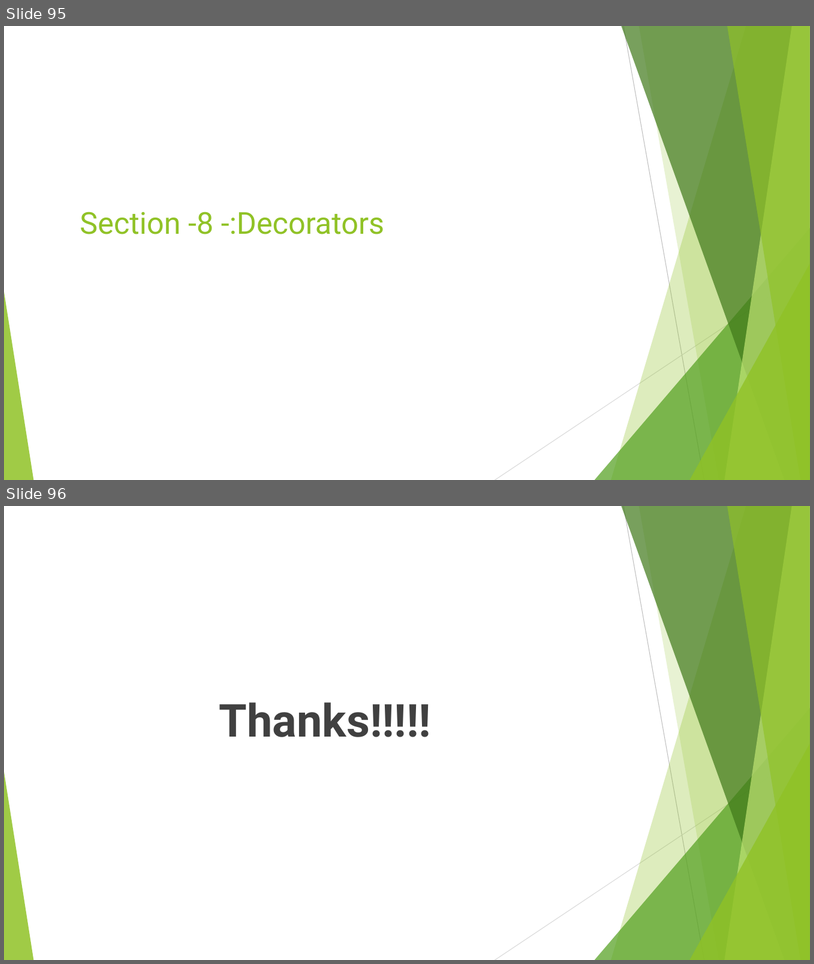
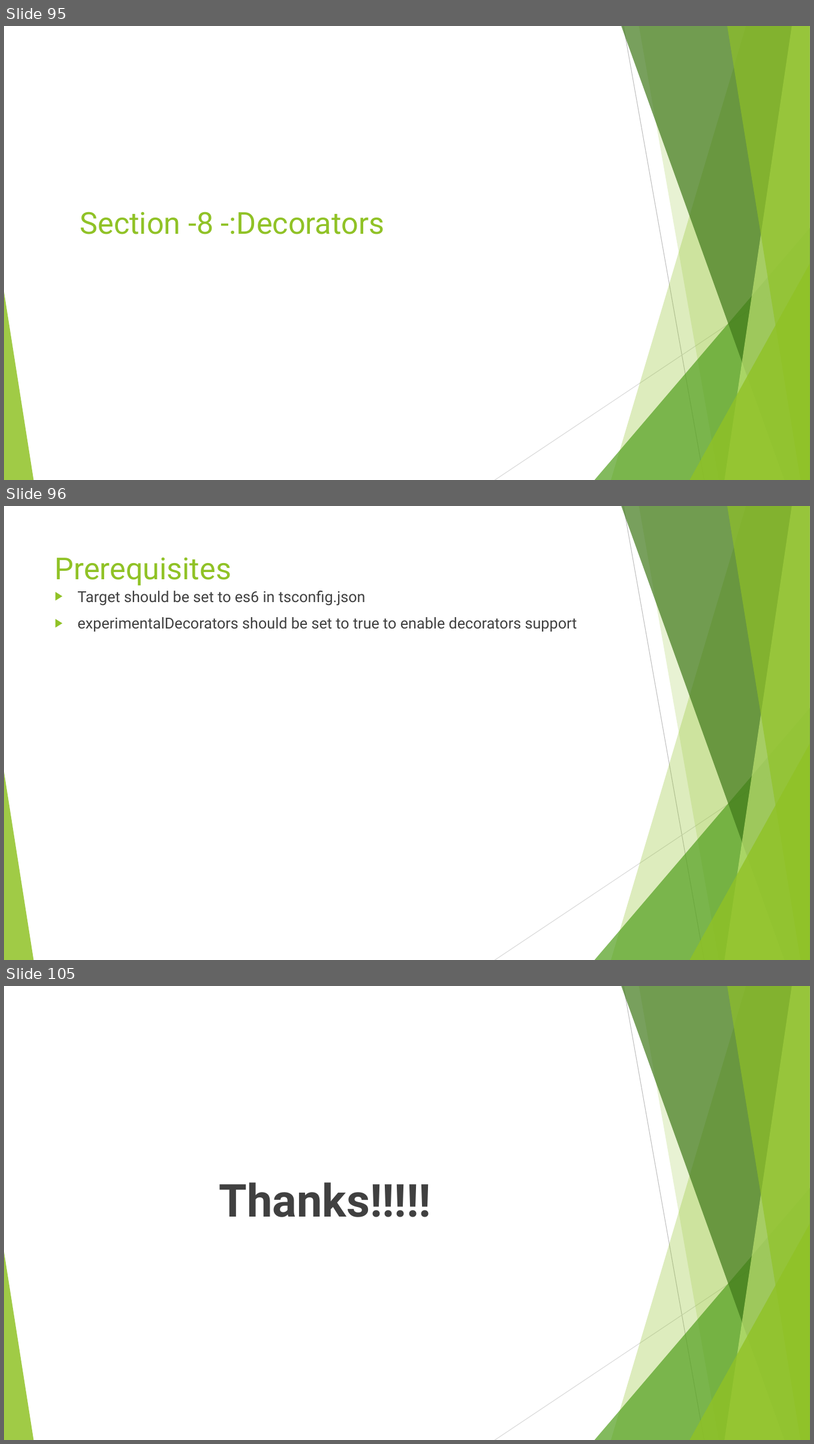
Before and after one commit to rudhrainfogain/TypeScript, a slide deck: PPT/TypeScriptv8.pptx. Shown one above the other, each under a label of ours: slides 95 and 96 before the commit, slides 95, 96 and 105 after it; the slides between them are not shown. The pictures are 814x964 and 814x1444 pixels, drawn with LibreOffice and Linux fonts; fonts in the diff are those of the drawing. Boxes give left, top, right and bottom in pixels: in the first picture for what was removed or moved away, otherwise in the second. Text is boxed around its words. In the diff, an @@ line names an element or a change of style, - is before the commit and + after.

Commit message:
Decorators Partial Code

```diff
--- a/PPT/TypeScriptv8.pptx
+++ b/PPT/TypeScriptv8.pptx
@@ slide 96 added at [4, 506, 810, 960], background #FFFFFF; not listed: 10 template elements that a slide beside it also shows @@
@@ title added at [55, 557, 231, 586], 36 pt, text #90C226 @@
+Prerequisites
@@ text added at [78, 591, 578, 631], 18 pt, text #404040 @@
+▶ Target should be set to es6 in tsconfig.json
+▶ experimentalDecorators should be set to true to enable decorators support
@@ what was slide 96 is now slide 105 @@
```
Also in this commit, not shown: 8 other slides added, 4 other files.
